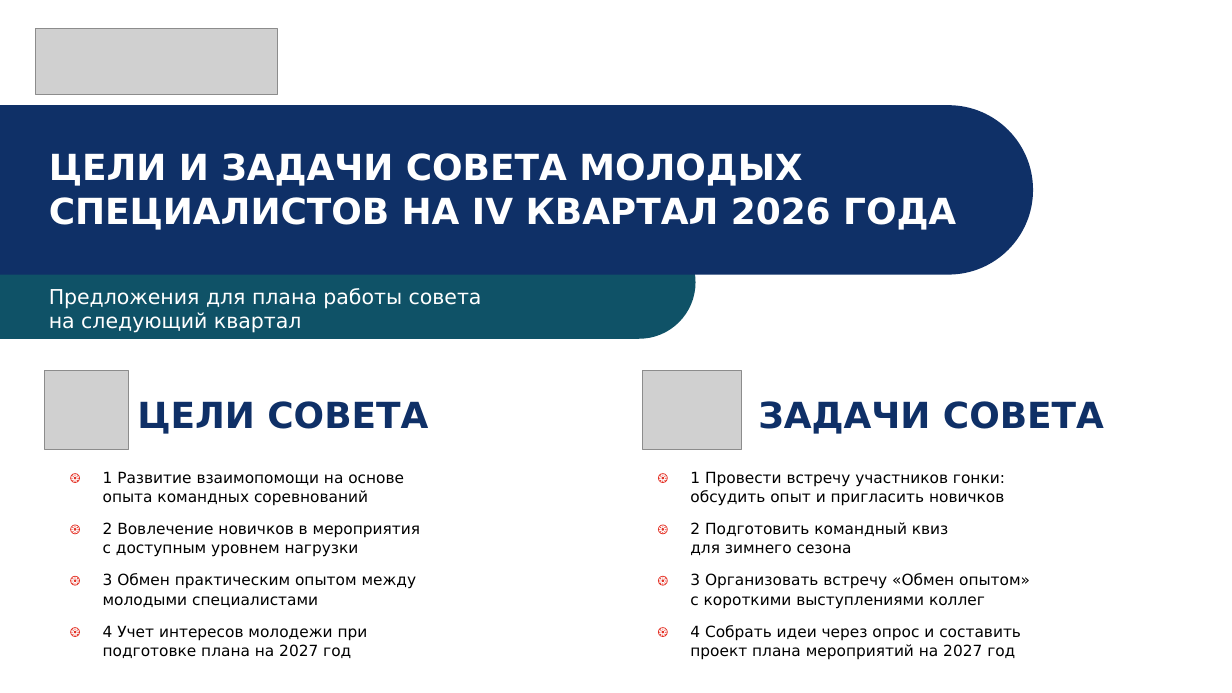
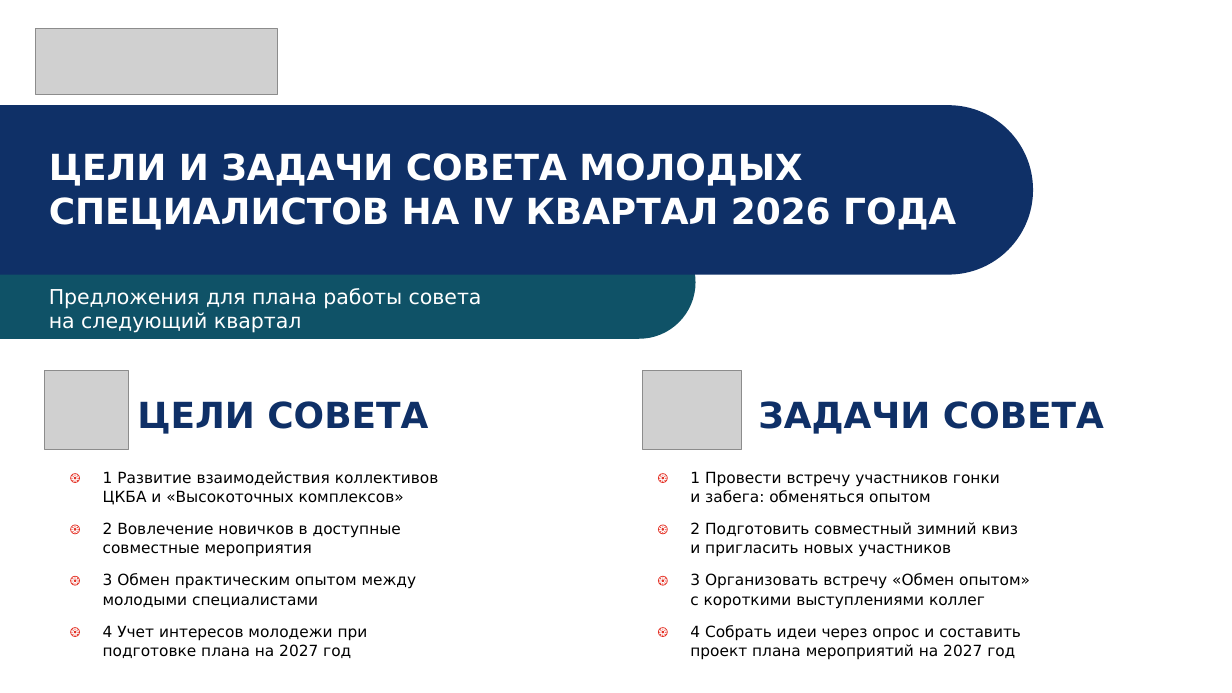
Before and after one commit to juliashar3-debug/newrepository, a slide deck: slide 5 of presentations/2026-Q3/ЦКБА_III_квартал_2026_Гонка_героев.pptx (slide 4 before the commit). Drawn at 1232x693 pixels with LibreOffice and Linux fonts; fonts in the diff are those of the drawing; grey boxes stand for pictures. Boxes give left, top, right and bottom in pixels: in the first picture for what was removed or moved away, otherwise in the second. Text is boxed around its words. In the diff, an @@ line names an element or a change of style, - is before the commit and + after.

```diff
--- a/presentations/2026-Q3/ЦКБА_III_квартал_2026_Гонка_героев.pptx
+++ b/presentations/2026-Q3/ЦКБА_III_квартал_2026_Гонка_героев.pptx
@@ text at [103,471,439,505]: text changed @@
-1 Развитие взаимопомощи на основе
-опыта командных соревнований
+1 Развитие взаимодействия коллективов
+ЦКБА и «Высокоточных комплексов»
@@ text at [690,471,1000,503]: text changed @@
-1 Провести встречу участников гонки:
-обсудить опыт и пригласить новичков
+1 Провести встречу участников гонки
+и забега: обменяться опытом
@@ text at [103,522,401,557]: text changed @@
-2 Вовлечение новичков в мероприятия
-с доступным уровнем нагрузки
+2 Вовлечение новичков в доступные
+совместные мероприятия
@@ text at [690,522,1019,557]: text changed @@
-2 Подготовить командный квиз
-для зимнего сезона
+2 Подготовить совместный зимний квиз
+и пригласить новых участников
```
Also in this commit, not shown: 1 other slide changed, 1 slide added, 10 other files.
